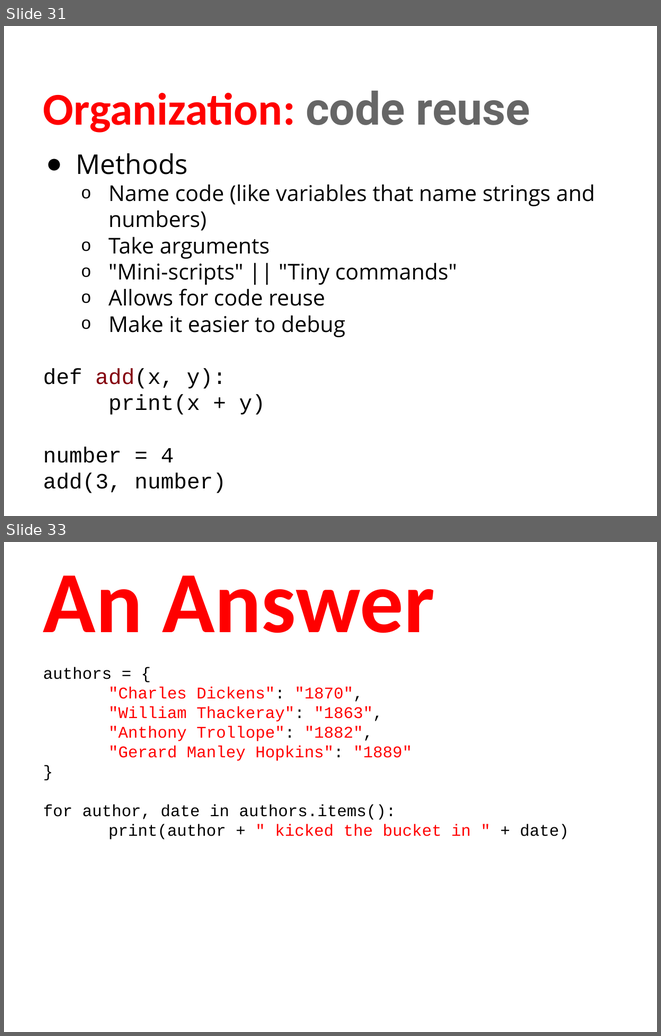
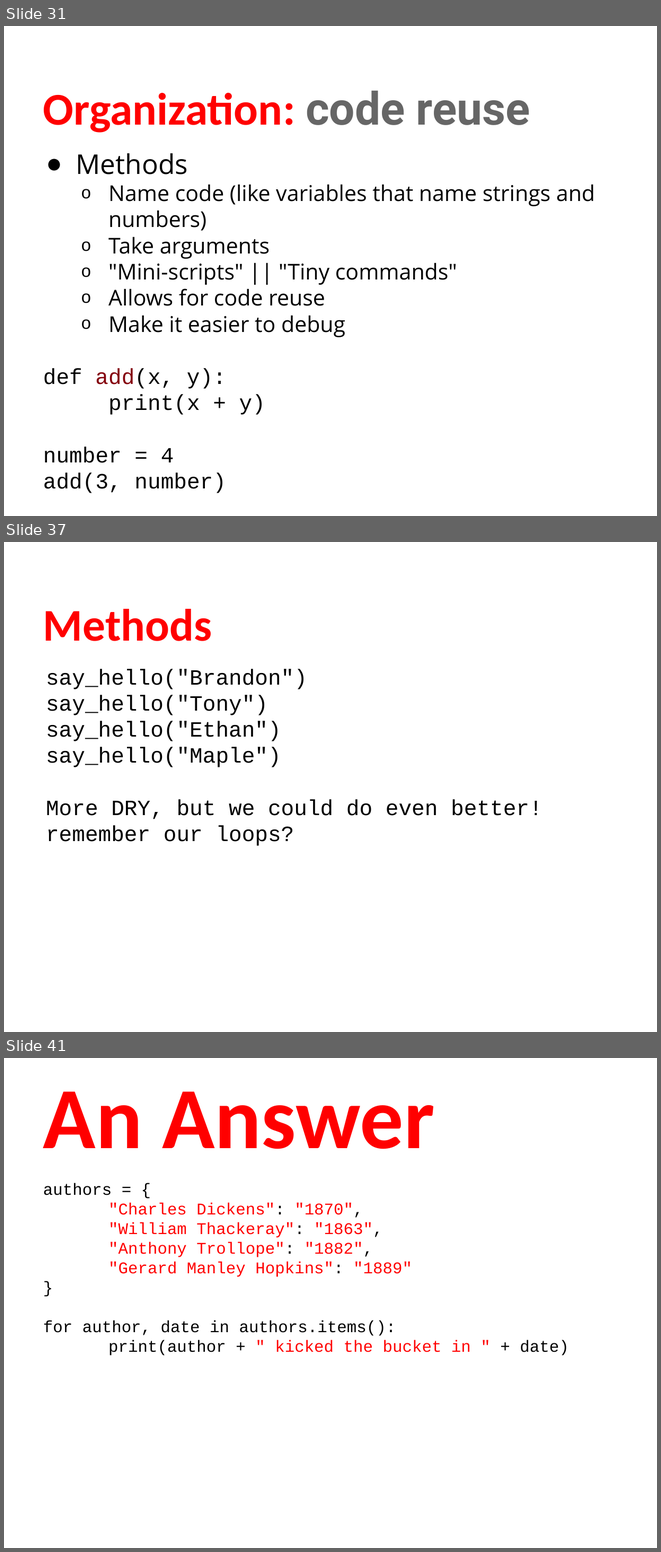
Before and after one commit to humanitiesprogramming/slides, a slide deck: 2018/python/Python Programming Concepts II.pptx. Shown one above the other, each under a label of ours: slides 31 and 33 before the commit, slides 31, 37 and 41 after it; the slides between them are not shown. The pictures are 661x1036 and 661x1552 pixels, drawn with LibreOffice and Linux fonts; fonts in the diff are those of the drawing. Boxes give left, top, right and bottom in pixels: in the first picture for what was removed or moved away, otherwise in the second. Text is boxed around its words. In the diff, an @@ line names an element or a change of style, - is before the commit and + after.

Commit message:
Update method work

```diff
--- a/2018/python/Python Programming Concepts II.pptx
+++ b/2018/python/Python Programming Concepts II.pptx
@@ slide 37 added at [4,542,657,1032], background #FFFFFF @@
@@ title added at [43,609,212,641], 50 pt, text #FF0000, bold @@
+Methods
@@ text added at [46,669,542,846], 24 pt, text #000000 @@
+say_hello("Brandon")
+say_hello("Tony")
+say_hello("Ethan")
+say_hello("Maple")
+More DRY, but we could do even better! remember our loops?
@@ what was slide 33 is now slide 41 @@
```
Also in this commit, not shown: 1 slide changed, 7 other slides added, 1 other file.
